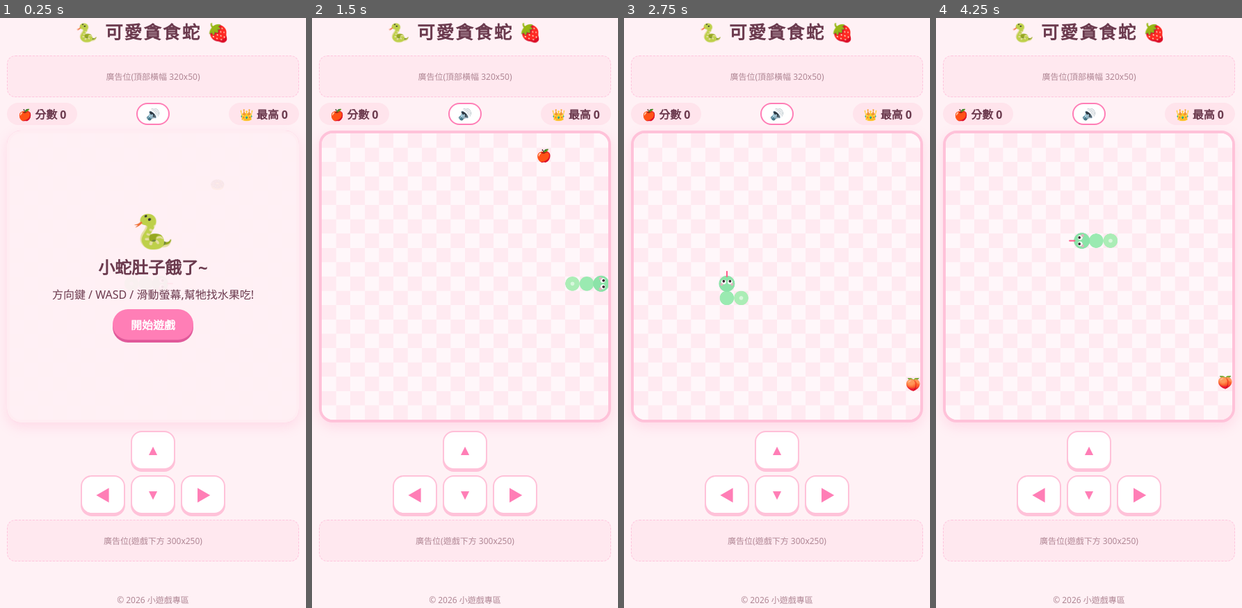
Above: before the commit, frames 1-4 (left to right).
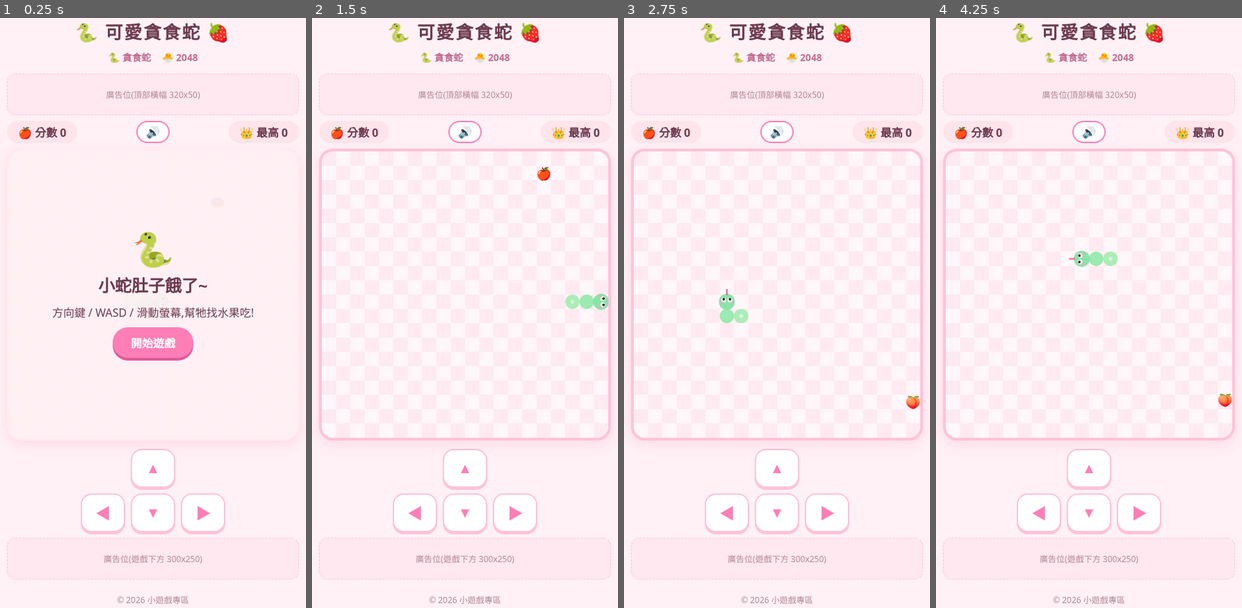
Above: after the commit, the same moments.

Repository: jimin54/Gamezone
Game: browser game, page index.html
Same seed, same stepped clock (60 frames per second), same inputs: the game is played once before the commit and once after it.
Inputs:
- Up to frame 1 (0.25 s): no input
- Up to frame 2 (1.5 s): click "開始遊戲" at 0.27 s; hold Right from 1.03 s (still down); tap Space at 1.1 s
- Up to frame 3 (2.75 s): release Right at 1.53 s; hold Down 1.58-1.85 s; tap Space at 1.6, 2.1, 2.6 s; hold Left 1.9-2.47 s; hold Up from 2.52 s (still down)
- Up to frame 4 (4.25 s): release Up at 2.82 s; hold Right 2.87-3.53 s; tap Space at 3.1, 3.6, 4.1 s; hold Up 3.58-3.82 s; hold Left from 3.87 s (still down)

The runs differ from the first frame. In frame 1, 7.9% of the frame differs, in the area x 2-98%, y 5-96%; in frame 2, 6.4%; in frame 3, 6.3%; in frame 4, 6.4%.

Commit message:
Add files via upload

Diff:
--- a/index.html
+++ b/index.html
@@ -18,6 +18,9 @@
   body { margin:0; background:var(--bg); color:var(--text); font-family:"Noto Sans TC",system-ui,-apple-system,sans-serif;
          display:flex; flex-direction:column; align-items:center; min-height:100vh; padding:12px; }
   h1 { margin:4px 0 8px; font-size:1.6rem; letter-spacing:2px; }
+  nav { font-size:.85rem; margin-bottom:6px; }
+  nav a { color:#c06a8f; margin:0 8px; text-decoration:none; font-weight:600; }
+  nav a:hover { color:var(--accent); }
   .ad { width:100%; max-width:420px; min-height:60px; margin:8px 0; background:#ff7eb614; border:1px dashed #ff7eb655;
         border-radius:12px; display:flex; align-items:center; justify-content:center; font-size:.75rem; color:#b08795; overflow:hidden; }
   .bar { width:100%; max-width:420px; display:flex; justify-content:space-between; margin-bottom:8px; font-weight:700; }
@@ -43,6 +46,7 @@
 </head>
 <body>
   <h1>🐍 可愛貪食蛇 🍓</h1>
+  <nav><a href="index.html">🐍 貪食蛇</a><a href="2048.html">🐣 2048</a></nav>
 
   <!-- ====== 廣告位 1:頂部橫幅 ====== -->
   <div class="ad" id="ad-top">廣告位(頂部橫幅 320x50)</div>
